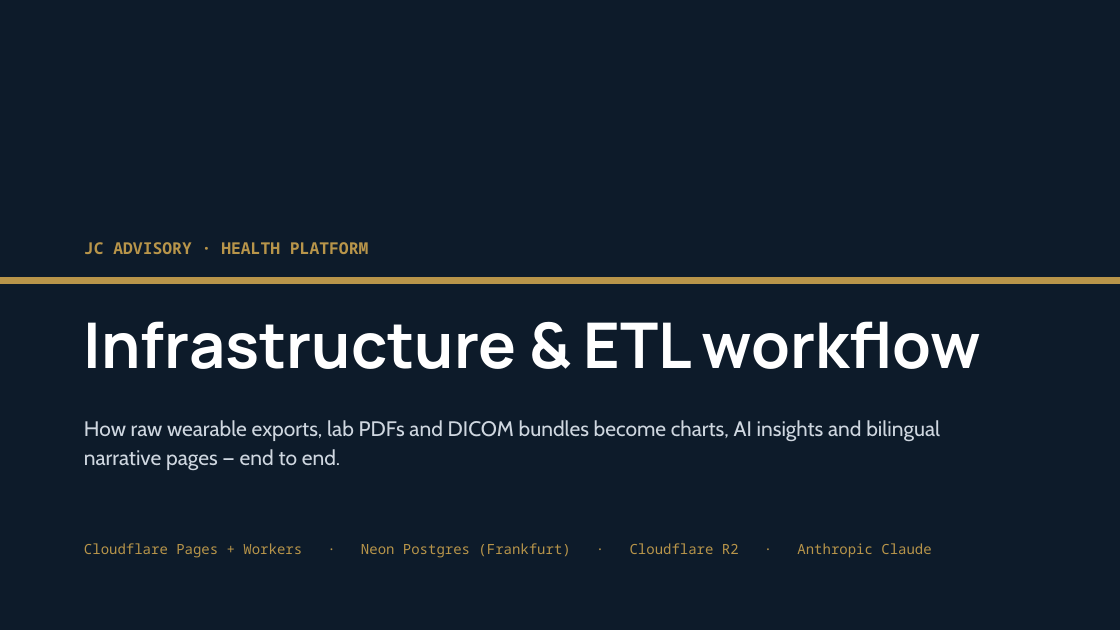
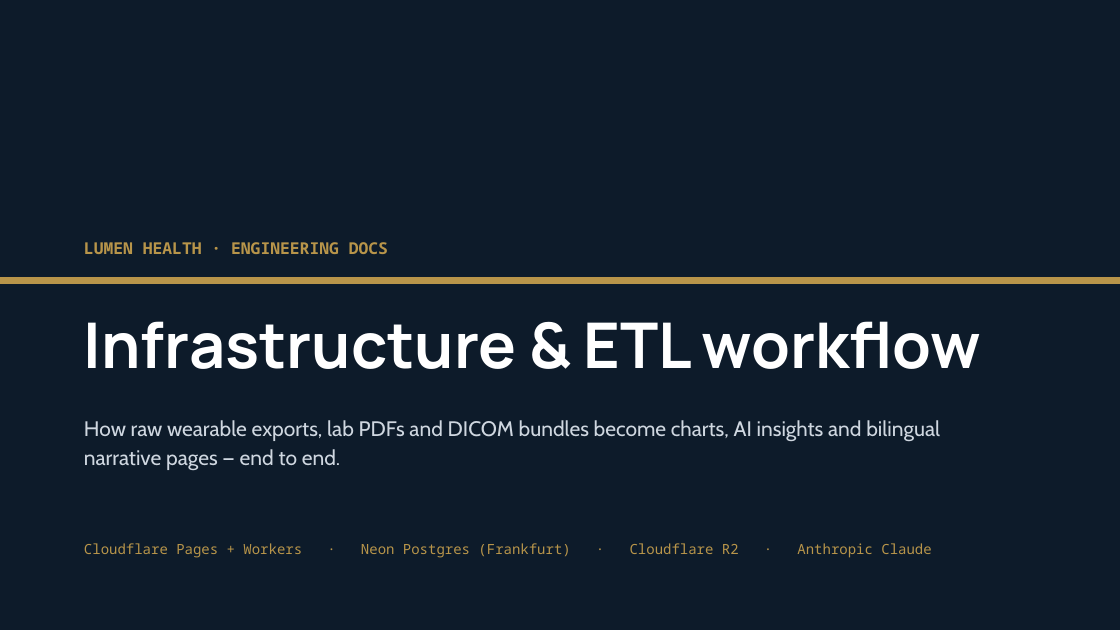
Before and after one commit to joaocreste/health, a slide deck: slide 1 of infrastructure.pptx. Drawn at 1120x630 pixels with LibreOffice and Linux fonts; fonts in the diff are those of the drawing. Boxes give left, top, right and bottom in pixels: in the first picture for what was removed or moved away, otherwise in the second. Text is boxed around its words. In the diff, an @@ line names an element or a change of style, - is before the commit and + after.

Commit message:
Rebrand: JC Advisory -> Lumen Health (full platform sweep)
Brand
- New logo SVGs: heart-with-ECG silhouette (light + dark variants) per the Lumen brand doc; petrol-blue body, honey-gold ECG line
- Wordmark / tagline updated across every page (titles, nav, footer): "Lumen Health · From data to insights"
- All <title> tags rewritten

Tokens (web/assets/styles.css)
- Added the Lumen midnight dark-surface stack (#060D1C intro, #0A1428 base, #131F37 raised, #1A2542 elevated, plus warm/cool)
- Added accent-petrol (#244E6E / #6BA3C7 dark) and accent-gold (#B8860B / #F4B942 dark) brand tokens with petrol-fill rgba helpers
- Pointed --text-link and --border-focus at the new accent-petrol token
- Reshaped .pill/.badge to the Lumen full-pill style (border-radius 100px, Plex Sans, 4px x 12px)
- Topnav band moved from #0F2238 to the Lumen midnight base (#0A1428) with #1A2542 hairline
- Hero band moved to the Lumen midnight intro (#060D1C) for stronger contrast against the gold accent
- Active topnav links now use the honey-gold accent

Code
- web/_worker.js system prompt: "Lumen Health portal assistant"
- patient-context.js, app.js, chatbot.js, export.js, leo-mode.js, silvana-labs.js: all rebranded
- bin/extract.py header rebranded
- db/schema.ts header rebranded
- Bumped styles.css cache key to v=49 so browsers pick up the new tokens immediately

Docs
- branding.html and health-palette.html removed (gitignored locally; replaced by the Lumen brand doc on disk)
- infrastructure.html title/hero/footer rebranded
- bin/build-infrastructure-pptx.py rebranded; infrastructure.pptx regenerated with the new strings

Out of scope intentionally
- Cloudflare Pages project name (jc-advisory-health) and live URL stay until the user is ready to migrate DNS for the purchased lumen domain
- sitemap.xml / robots.txt URLs unchanged for the same reason

```diff
--- a/infrastructure.pptx
+++ b/infrastructure.pptx
@@ text at (84,242,388,254): text changed @@
-JC ADVISORY · HEALTH PLATFORM
+LUMEN HEALTH · ENGINEERING DOCS
```
Also in this commit, not shown: 3 other slides changed, 27 other files.
